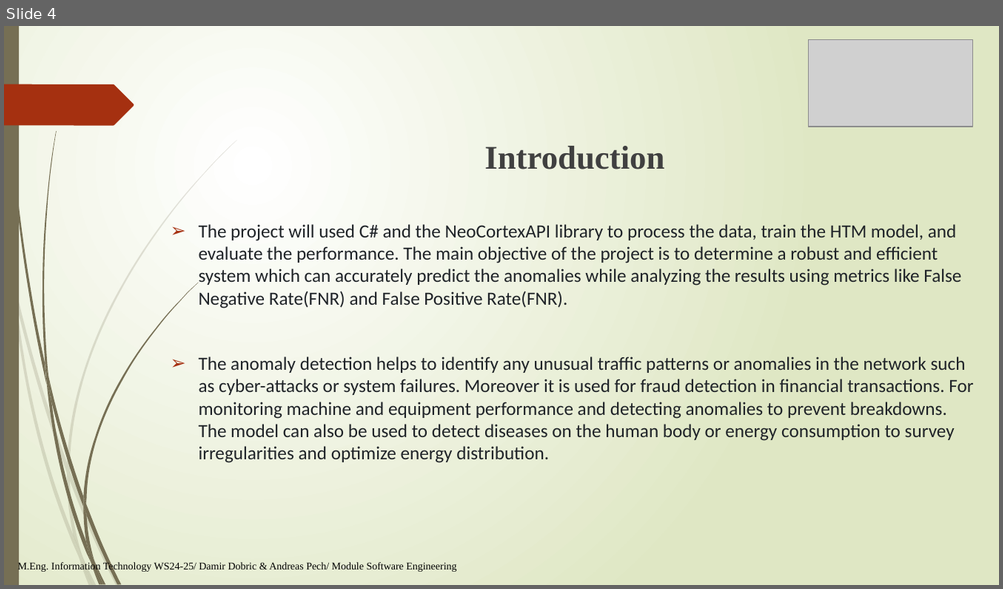
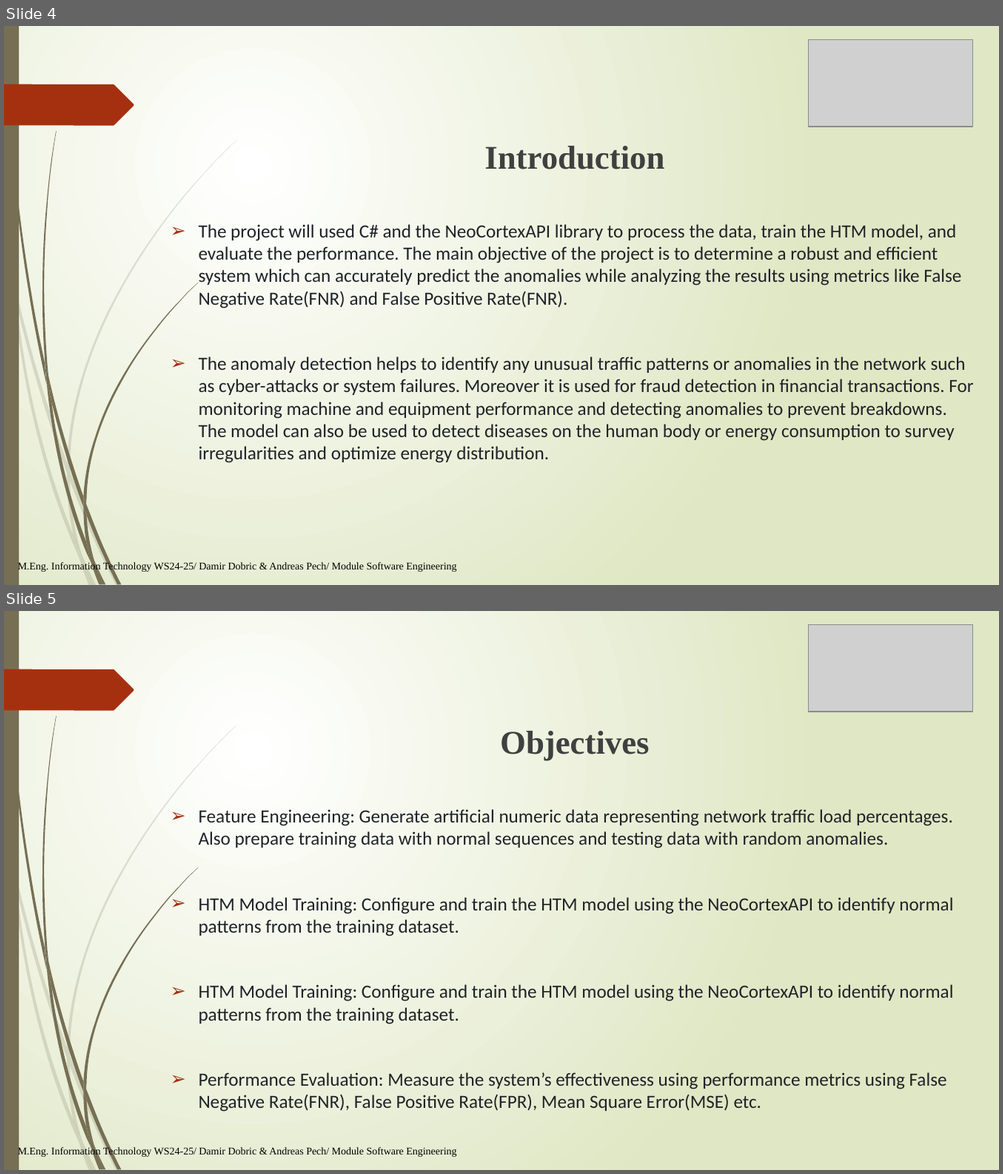
Before and after one commit to sohelranalive/neocortexapi-CodeHive, a slide deck: source/MySEProject/Documentation/PresentationFile_CodeHive.pptx. Shown one above the other, each under a label of ours: slide 4 before the commit, slides 4 and 5 after it. The pictures are 1003x589 and 1003x1174 pixels, drawn with LibreOffice and Linux fonts; fonts in the diff are those of the drawing; grey boxes stand for pictures. Boxes give left, top, right and bottom in pixels: in the first picture for what was removed or moved away, otherwise in the second. Text is boxed around its words. In the diff, an @@ line names an element or a change of style, - is before the commit and + after.

Commit message:
added objectives in PPT

```diff
--- a/source/MySEProject/Documentation/PresentationFile_CodeHive.pptx
+++ b/source/MySEProject/Documentation/PresentationFile_CodeHive.pptx
@@ slide 5 added at [4, 611, 999, 1170], background gradient #FFFFFF to #DFE8C4; not listed: 24 template elements that a slide beside it also shows @@
@@ picture added at [808, 625, 973, 712] @@
@@ text added at [199, 731, 953, 1112], 18 pt, text #1F2328 @@
+Objectives
+➢ Feature Engineering: Generate artificial numeric data representing network traffic load percentages. Also prepare training data with normal sequences and testing data with random anomalies.
+➢ HTM Model Training: Configure and train the HTM model using the NeoCortexAPI to identify normal patterns from the training dataset.
+➢ HTM Model Training: Configure and train the HTM model using the NeoCortexAPI to identify normal patterns from the training dataset.
+➢ Performance Evaluation: Measure the system’s effectiveness using performance metrics using False Negative Rate(FNR), False Positive Rate(FPR), Mean Square Error(MSE) etc.
@@ text added at [18, 1147, 456, 1158], 10 pt, text #000000 @@
+M.Eng. Information Technology WS24-25/ Damir Dobric & Andreas Pech/ Module Software Engineering
```
Also in this commit, not shown: 1 slide changed.
